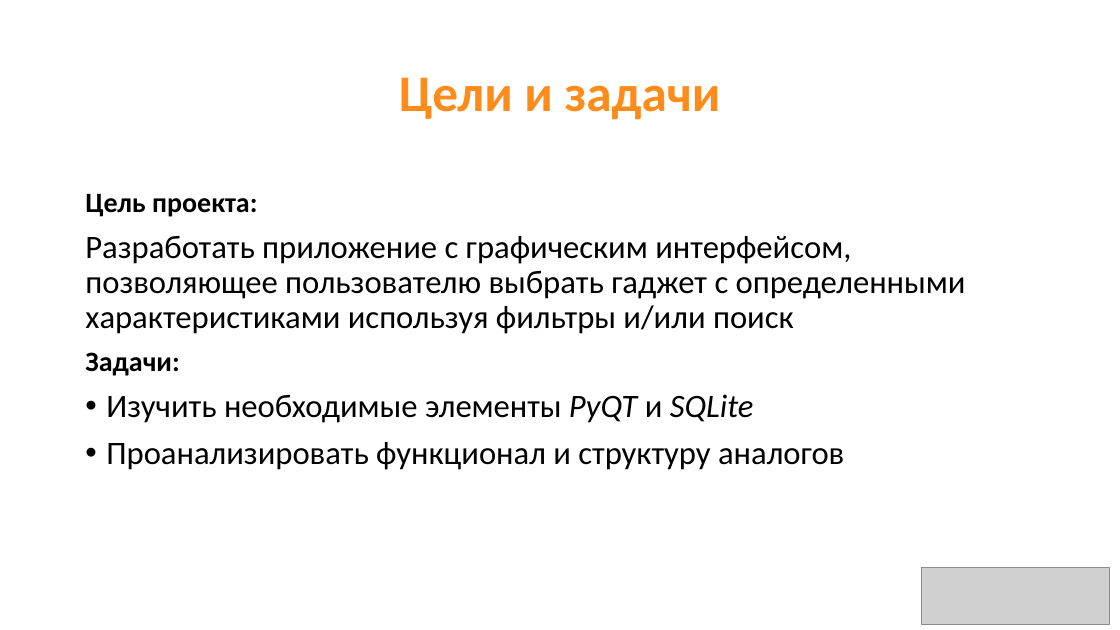
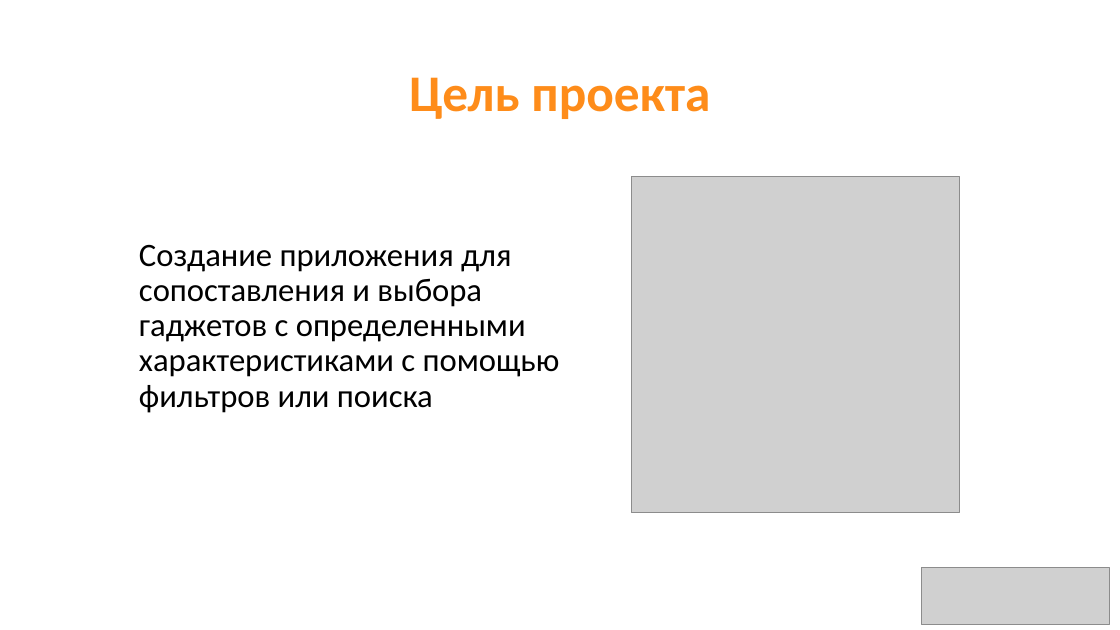
Before and after one commit to aaalace/D-Compare, a slide deck: slide 2 of DOCS/D-COMPARE.pptx. Drawn at 1120x630 pixels with LibreOffice and Linux fonts; fonts in the diff are those of the drawing; grey boxes stand for pictures. Boxes give left, top, right and bottom in pixels: in the first picture for what was removed or moved away, otherwise in the second. Text is boxed around its words. In the diff, an @@ line names an element or a change of style, - is before the commit and + after.

```diff
--- a/DOCS/D-COMPARE.pptx
+++ b/DOCS/D-COMPARE.pptx
@@ title at (409,77,710,119): text changed @@
-Цели и задачи
+Цель проекта
@@ picture added at (631,176,960,513) @@
@@ text at (139,245,560,413): text changed @@
-Цель проекта:
-Разработать приложение с графическим интерфейсом, позволяющее пользователю выбрать гаджет с определенными характеристиками используя фильтры и/или поиск
-Задачи:
-• Изучить необходимые элементы PyQT и SQLite
-• Проанализировать функционал и структуру аналогов
+Создание приложения для сопоставления и выбора гаджетов с определенными характеристиками с помощью фильтров или поиска
```
Also in this commit, not shown: 3 other slides changed, 1 slide removed, 2 other files.
